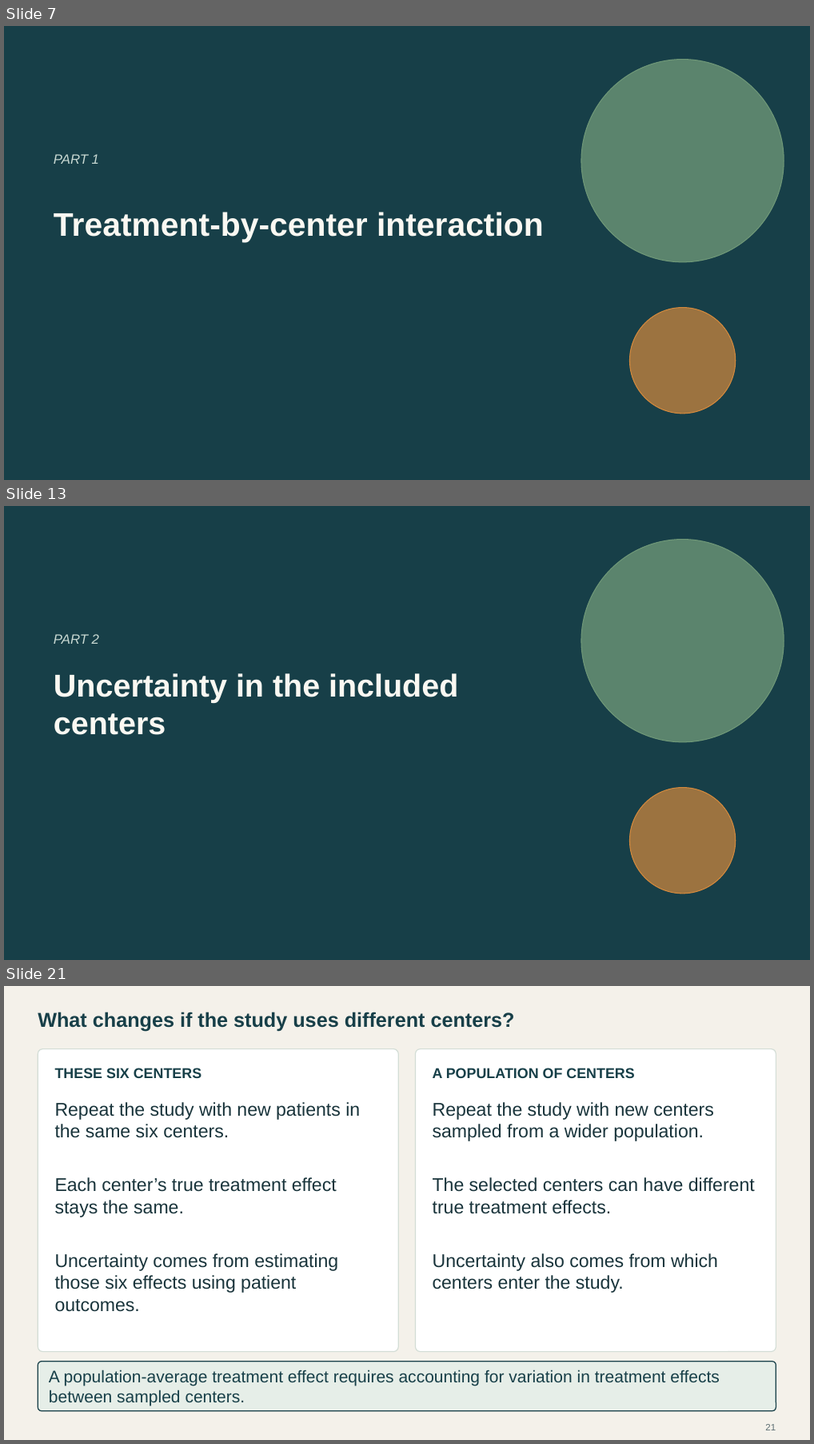
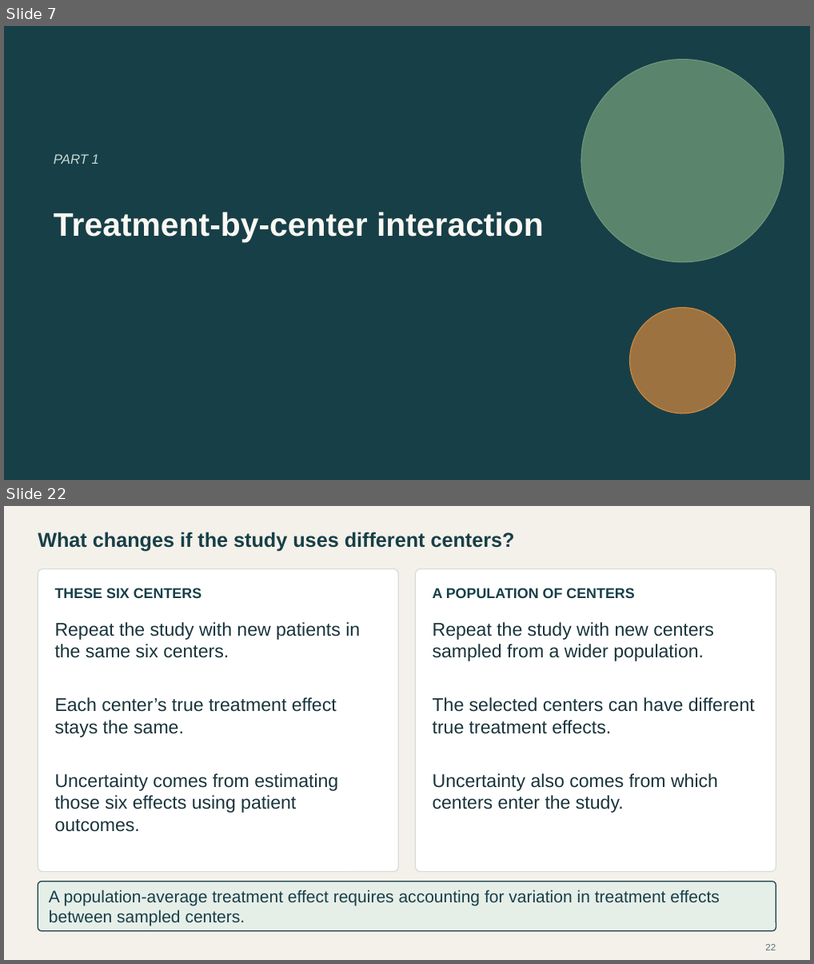
Before and after one commit to Postmus/BeyondMLR, a slide deck: lectures_2627/week2/Beyond_MLR_Week_2.pptx. Shown one above the other, each under a label of ours: slides 7, 13 and 21 before the commit, slides 7 and 22 after it; the slides between them are not shown. The pictures are 814x1444 and 814x964 pixels, drawn with LibreOffice and Linux fonts; fonts in the diff are those of the drawing. Boxes give left, top, right and bottom in pixels: in the first picture for what was removed or moved away, otherwise in the second. Text is boxed around its words. In the diff, an @@ line names an element or a change of style, - is before the commit and + after.

Commit message:
Refine Week 2 interaction case study and simplify uncertainty discussion

```diff
--- a/lectures_2627/week2/Beyond_MLR_Week_2.pptx
+++ b/lectures_2627/week2/Beyond_MLR_Week_2.pptx
@@ slide 13 removed at bbox=[4, 506, 810, 960], background #173F48 @@
@@ ellipse removed at bbox=[582, 540, 784, 742] @@
@@ text removed at bbox=[54, 634, 99, 644] @@
-PART 2
@@ text removed at bbox=[54, 673, 458, 735] @@
-Uncertainty in the included centers
@@ ellipse removed at bbox=[630, 788, 736, 893] @@
@@ what was slide 21 is now slide 22 @@
@@ page number at bbox=[766, 944, 776, 950]: text changed @@
-21
+22
```
Also in this commit, not shown: 2 slides changed, 13 slides added, 11 other slides removed, 32 other files.
